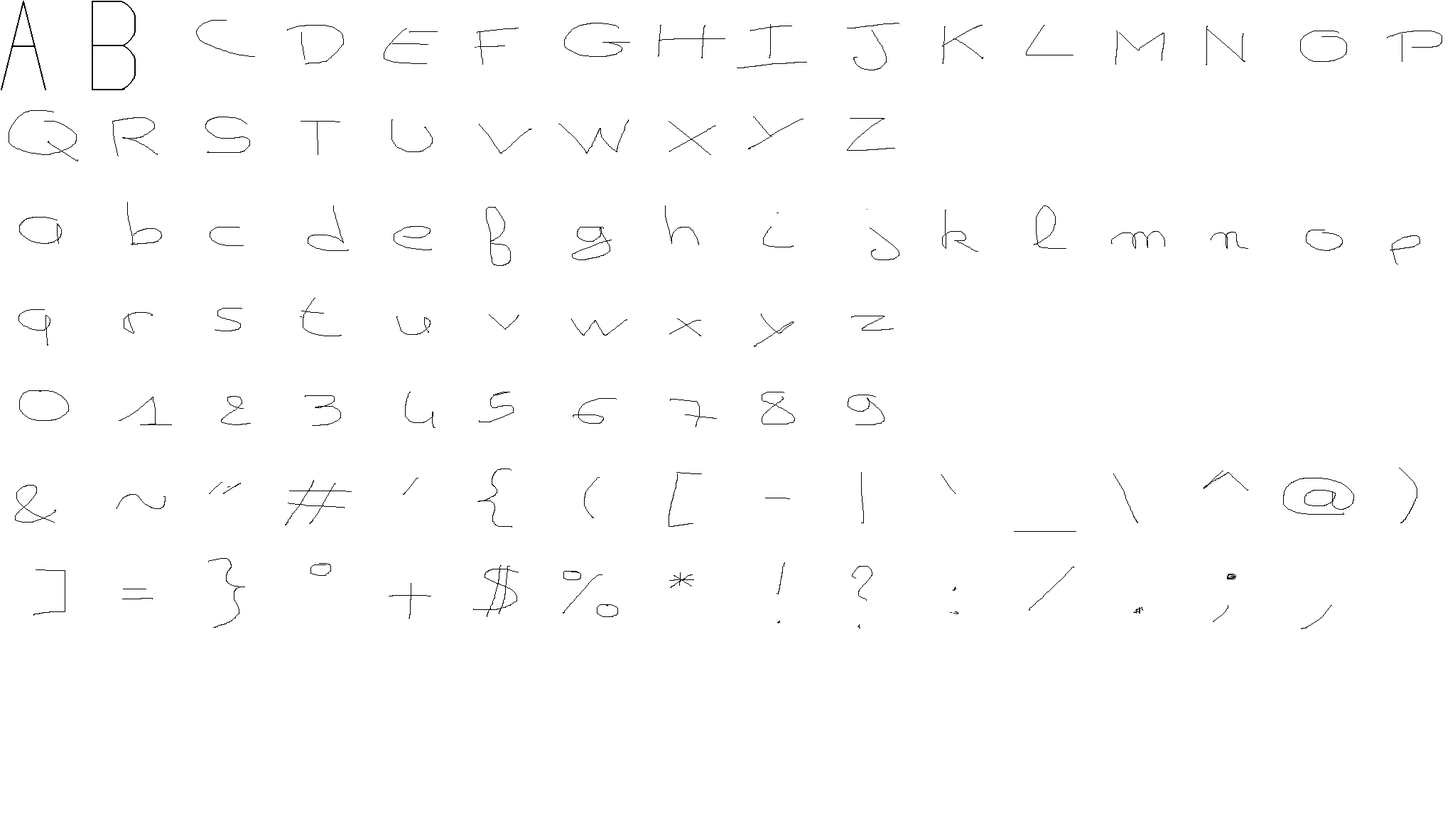
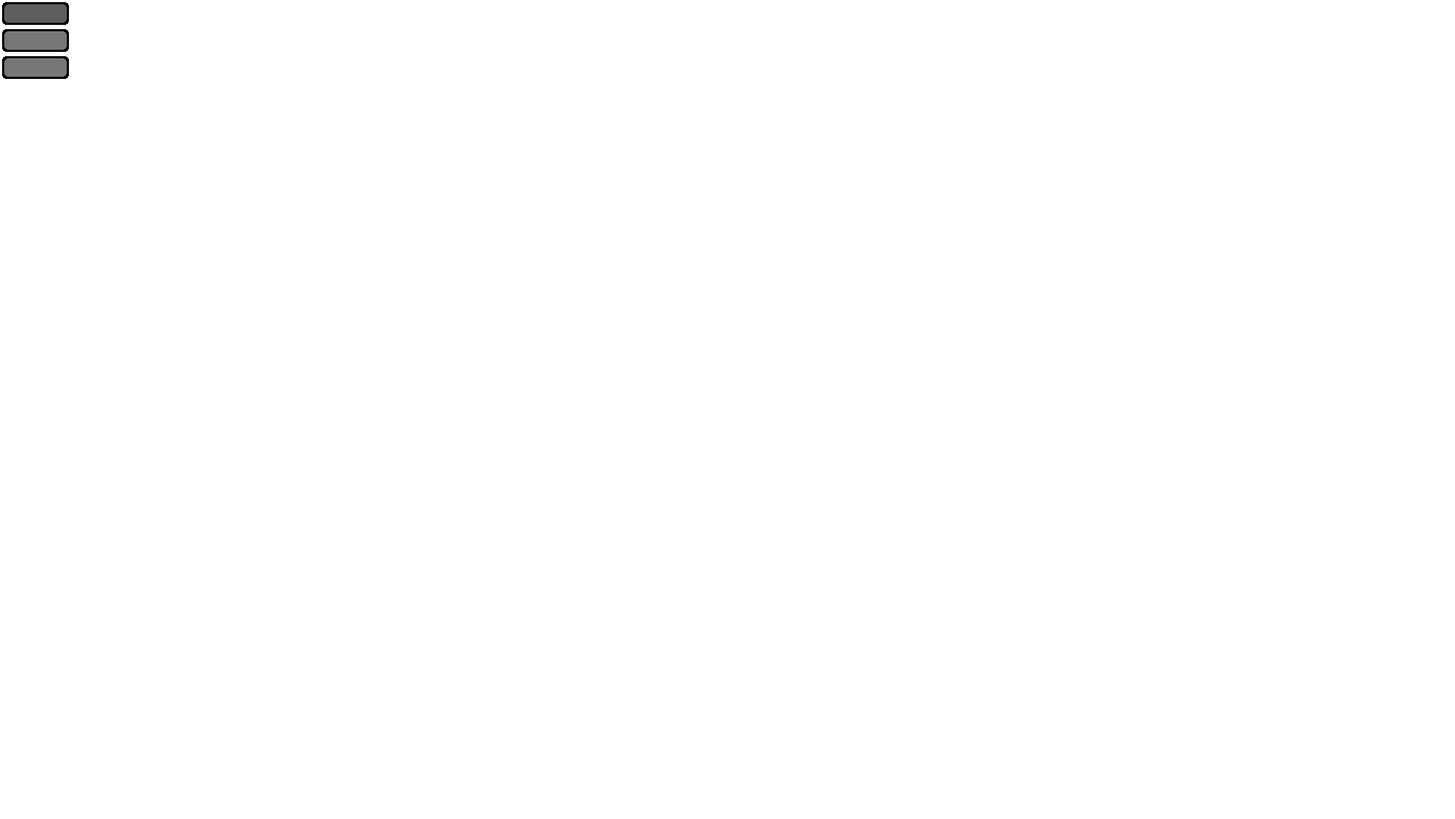
Layered file, before and after one edit (1455px x 819px). Changes by layer:
added layer "UI2" above "UI" over [2, 2, 69, 82]
hid "Copie de alphabet" over [0, 0, 1443, 629]
hid "alphabet" over [0, 0, 136, 91]
